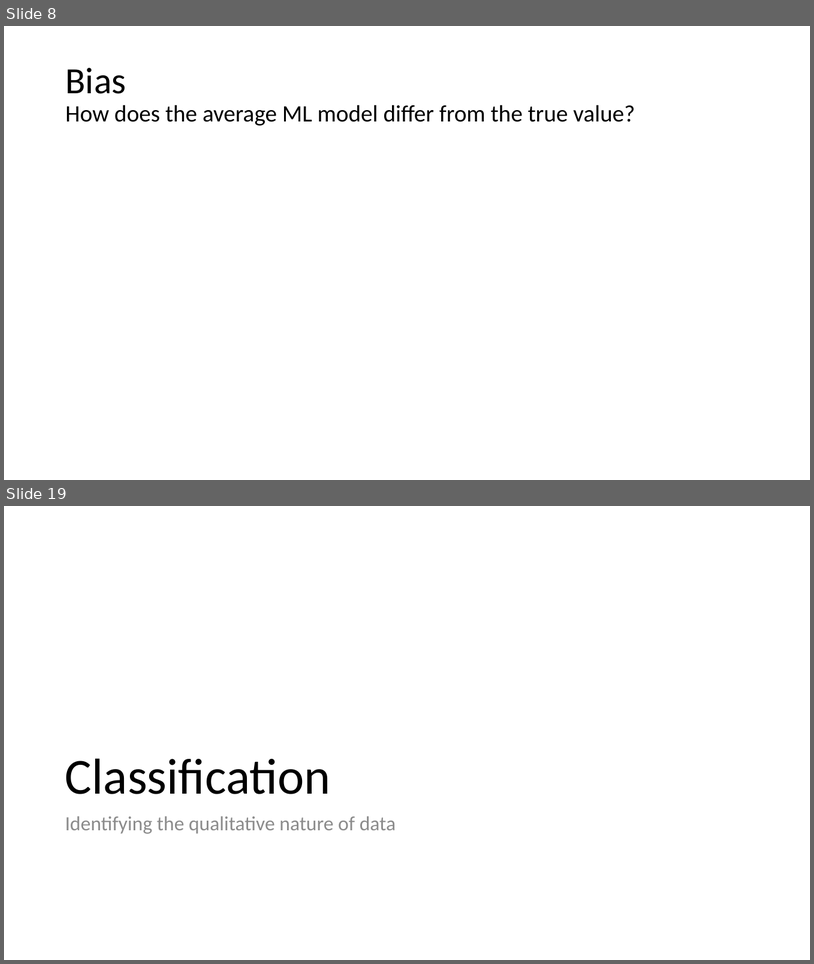
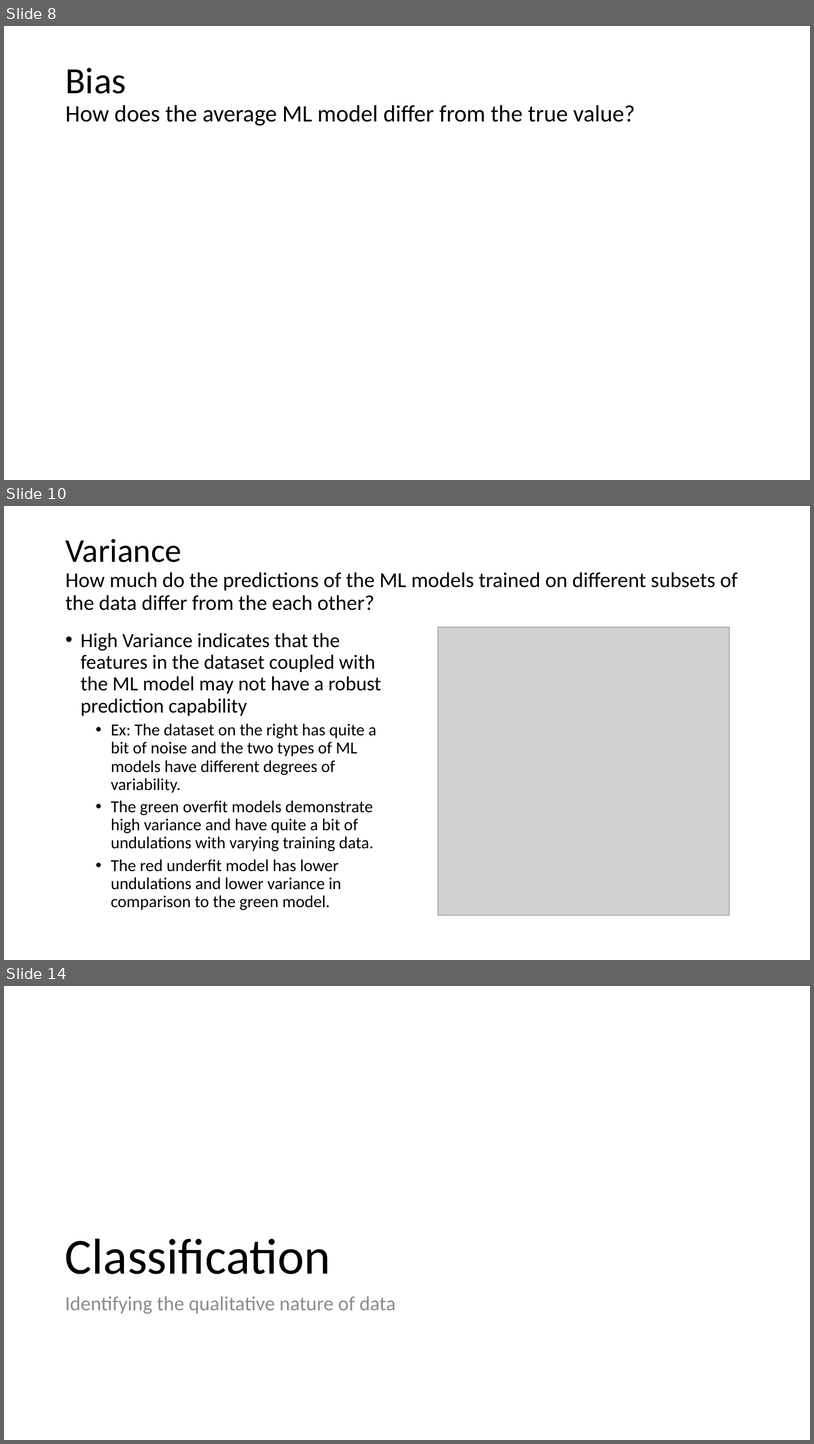
Before and after one commit to meenakshsundaram/AIML, a slide deck: DecisionTrees/DecisionTrees.pptx. Shown one above the other, each under a label of ours: slides 8 and 19 before the commit, slides 8, 10 and 14 after it; the slides between them are not shown. The pictures are 814x964 and 814x1444 pixels, drawn with LibreOffice and Linux fonts; fonts in the diff are those of the drawing; grey boxes stand for pictures. Boxes give left, top, right and bottom in pixels: in the first picture for what was removed or moved away, otherwise in the second. Text is boxed around its words. In the diff, an @@ line names an element or a change of style, - is before the commit and + after.

Commit message:
Variance for classification and bias variance curves for diabetes data

```diff
--- a/DecisionTrees/DecisionTrees.pptx
+++ b/DecisionTrees/DecisionTrees.pptx
@@ slide 10 added at bbox=[4, 506, 810, 960], background #FFFFFF @@
@@ title added at bbox=[65, 539, 738, 610], 25.2 pt, text #000000 @@
+Variance
+How much do the predictions of the ML models trained on different subsets of the data differ from the each other?
@@ picture added at bbox=[438, 627, 730, 915] @@
@@ text added at bbox=[81, 633, 381, 910], 20 pt, text #000000 @@
+• High Variance indicates that the features in the dataset coupled with the ML model may not have a robust prediction capability
+  • Ex: The dataset on the right has quite a bit of noise and the two types of ML models have different degrees of variability.
+  • The green overfit models demonstrate high variance and have quite a bit of undulations with varying training data.
+  • The red underfit model has lower undulations and lower variance in comparison to the green model.
@@ what was slide 19 is now slide 14 @@
```
Also in this commit, not shown: 3 slides changed, 2 other slides added, 3 slides removed, 5 other files.
